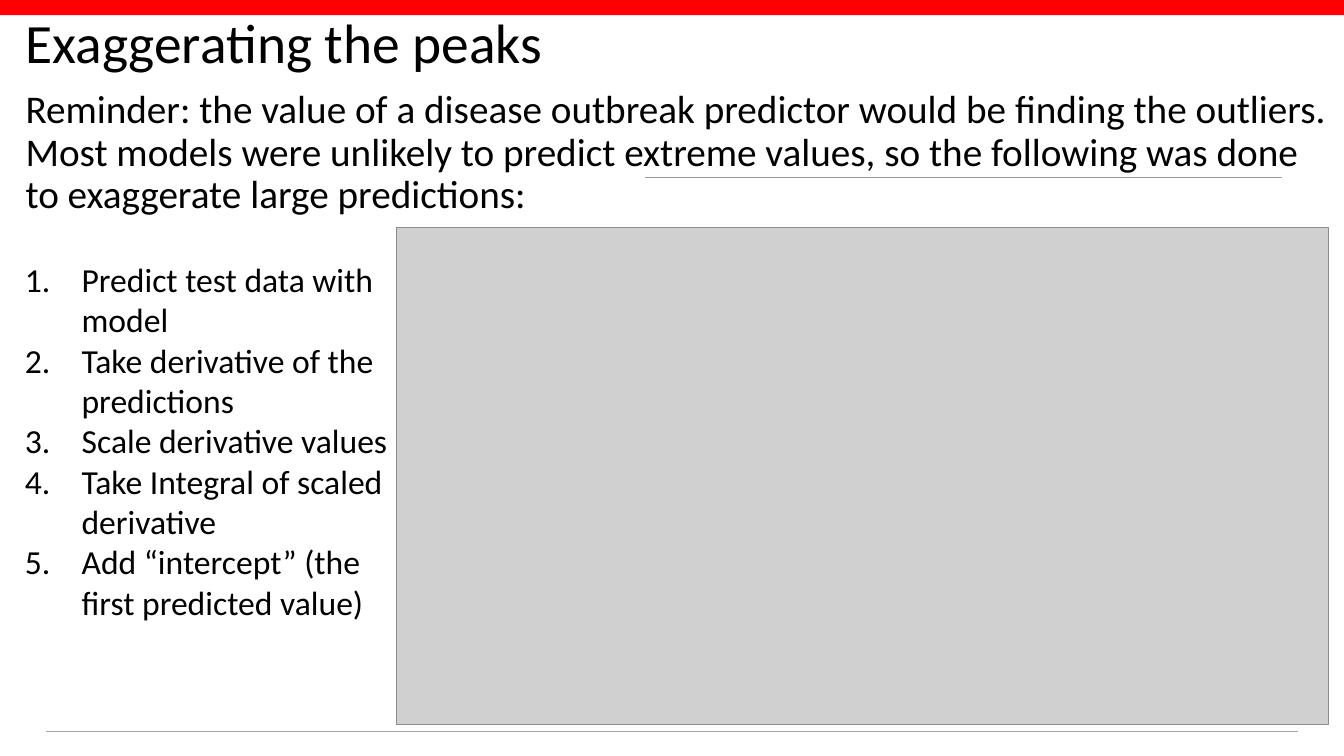
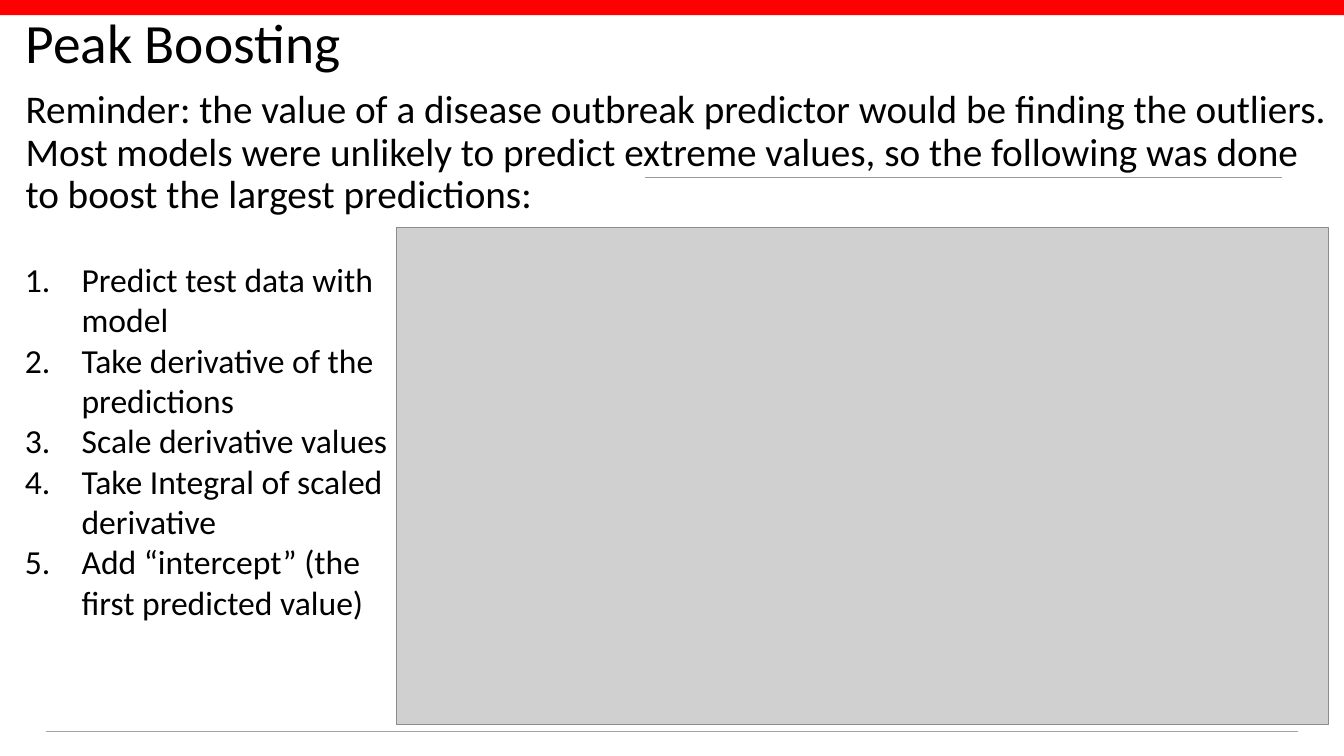
Before and after one commit to conditg/deng-ai, a slide deck: slide 18 of DengAI.pptx. Drawn at 1344x756 pixels with LibreOffice and Linux fonts; fonts in the diff are those of the drawing; grey boxes stand for pictures; background and template pictures are left out. Boxes give left, top, right and bottom in pixels: in the first picture for what was removed or moved away, otherwise in the second. Text is boxed around its words. In the diff, an @@ line names an element or a change of style, - is before the commit and + after.

```diff
--- a/DengAI.pptx
+++ b/DengAI.pptx
@@ title at [26, 24, 341, 73]: text changed @@
-Exaggerating the peaks
+Peak Boosting
@@ text at [26, 95, 1326, 215]: text changed @@
-Reminder: the value of a disease outbreak predictor would be finding the outliers. Most models were unlikely to predict extreme values, so the following was done to exaggerate large predictions:
+Reminder: the value of a disease outbreak predictor would be finding the outliers. Most models were unlikely to predict extreme values, so the following was done to boost the largest predictions:
```
Also in this commit, not shown: 1 other slide changed, 11 other files.
